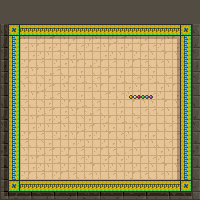
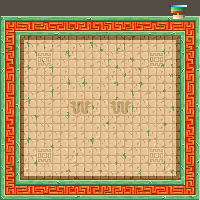
Layered file, before and after one edit (200 x 200). Changes by layer:
added layer "palette" above "snake" over bbox(169, 5, 187, 19)
hid "nuggets" over bbox(129, 95, 153, 99)
added group "v1" with 6 layers above "v0" over bbox(0, 11, 200, 200)
added layer "moss" (66%) in group "v1" over bbox(27, 42, 174, 175)
added layer "border v1" in group "v1" over bbox(0, 16, 200, 200)
added layer "floor shadow v1" in group "v1" over bbox(20, 36, 180, 180)
added layer "floor v1" in group "v1" over bbox(20, 36, 180, 180)
added group "v0" with 3 layers over bbox(0, 5, 200, 200)
renamed "Border" to "Border v0", moved it into group "v0" over bbox(8, 24, 192, 192)
renamed "floor" to "floor v0", moved it into group "v0" over bbox(20, 36, 180, 180)
renamed "Background" to "Background v0", moved it into group "v0" over bbox(0, 5, 200, 200)
